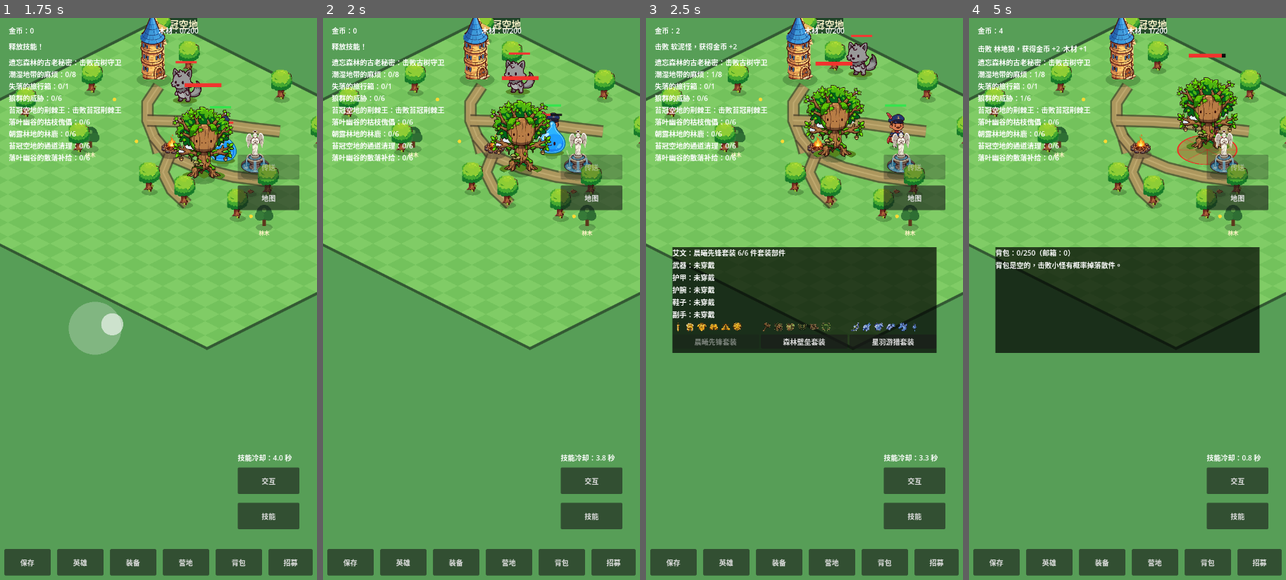
Above: before the commit, frames 1-4 (left to right).
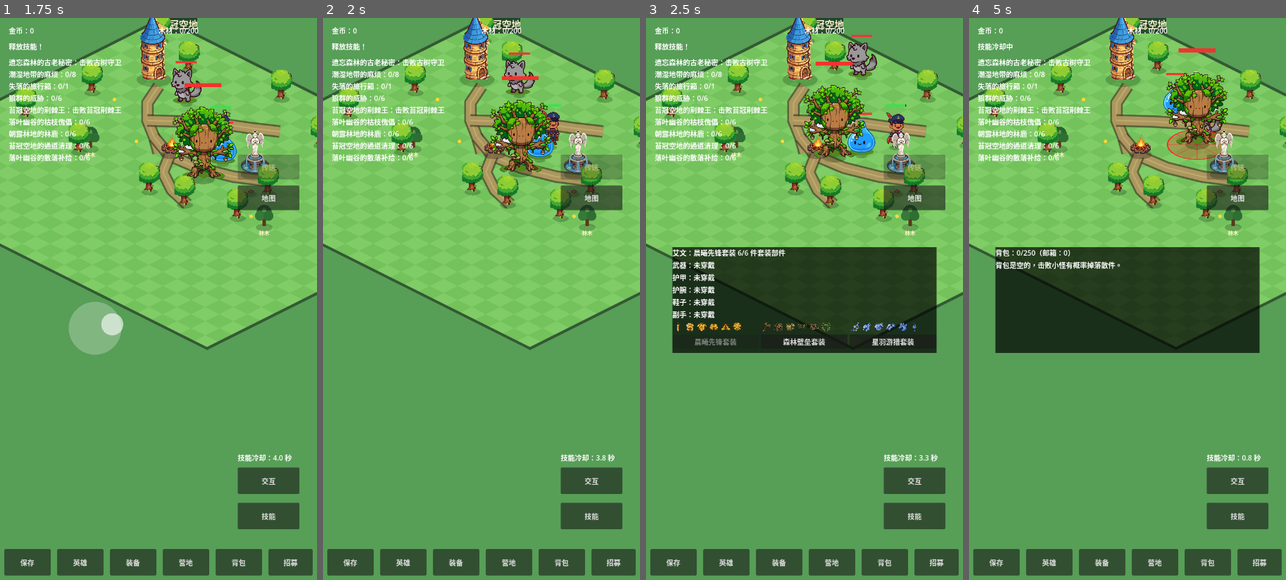
Above: after the commit, the same moments.

Repository: oneyi53/game
Game: Godot game, scene res://scenes/main.tscn
Two runs of this game, one before a commit and one after it. Both use one fixed random seed, a clock stepped at 60 frames per second and the inputs below.
Inputs (mouse positions are in pixels of both pictures, inside the frame that each line leads up to):
- Up to frame 1 (1.75 s): tap Enter at 0.5 s; move the mouse to (228, 270) at 0.52 s; hold Right (ui_right) 0.53-1.25 s; tap E at 0.6 s; click (228, 270) at 0.67 s; tap Space at 0.77 s; drag from (95, 327) to (294, 282) at 1.27 s
- Up to frame 2 (2 s): no input
- Up to frame 3 (2.5 s): move the mouse to (836, 175) at 2.02 s; hold Right (ui_right) from 2.03 s (still down); tap Q at 2.1 s
- Up to frame 4 (5 s): release Right (ui_right) at 2.75 s; drag from (1111, 411) to (1032, 214) at 2.77 s; move the mouse to (1222, 383) at 3.52 s; hold Left (ui_left) 3.53-4.25 s; tap B at 3.6 s; tap Space at 3.77 s; drag from (1032, 214) to (1263, 282) at 4.27 s

Frame 1 is identical in both runs. In frame 2, 0.5% of the frame differs, in the area x 64-78%, y 16-28%; in frame 3, 0.5%; in frame 4, 3.0%, in the area x 2-85%, y 1-27%.

Commit message:
feat: resume party auto-combat after joystick release

Diff:
--- a/scripts/character/hero.gd
+++ b/scripts/character/hero.gd
@@ -167,10 +167,20 @@
         if heal_timer <= 0.0:
             heal_timer = 2.0
             _heal_lowest_ally()
+    # Reference control contract: holding the movement joystick is for
+    # repositioning; releasing it lets the party settle and resume auto-combat.
+    # Followers use the captain's movement state so the whole formation attacks
+    # together instead of individual stragglers stopping to swing mid-run.
+    var party_is_moving: bool = false
+    if is_captain:
+        party_is_moving = move_input.length_squared() > 0.01 or velocity.length_squared() > 25.0
+    elif captain_ref != null:
+        party_is_moving = captain_ref.move_input.length_squared() > 0.01 or captain_ref.velocity.length_squared() > 25.0
     attack_timer -= delta
     if attack_timer <= 0.0:
         attack_timer = scan_interval
-        _scan_and_attack()
+        if not party_is_moving:
+            _scan_and_attack()
 
 func _heal_lowest_ally() -> void:
     if dead:
